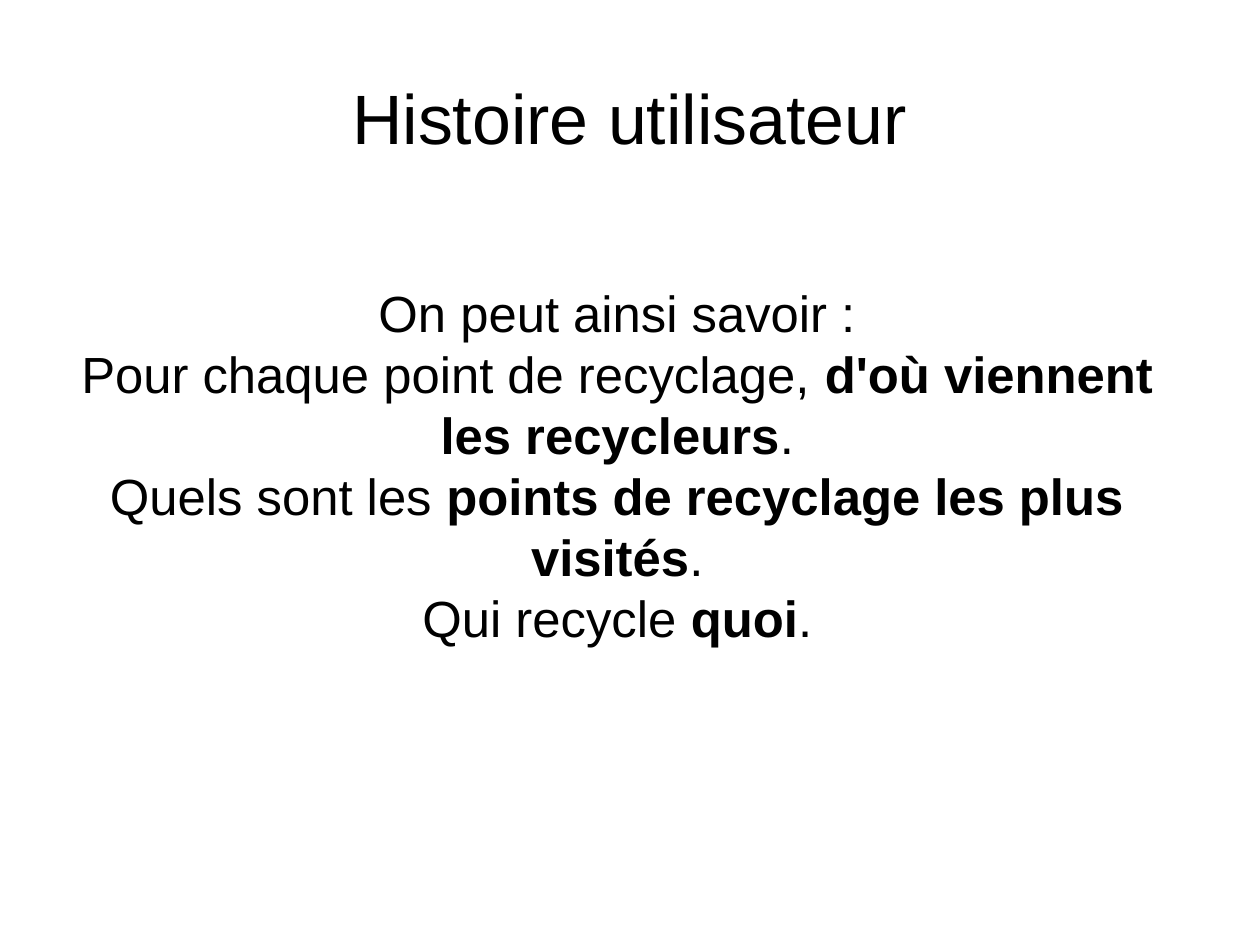
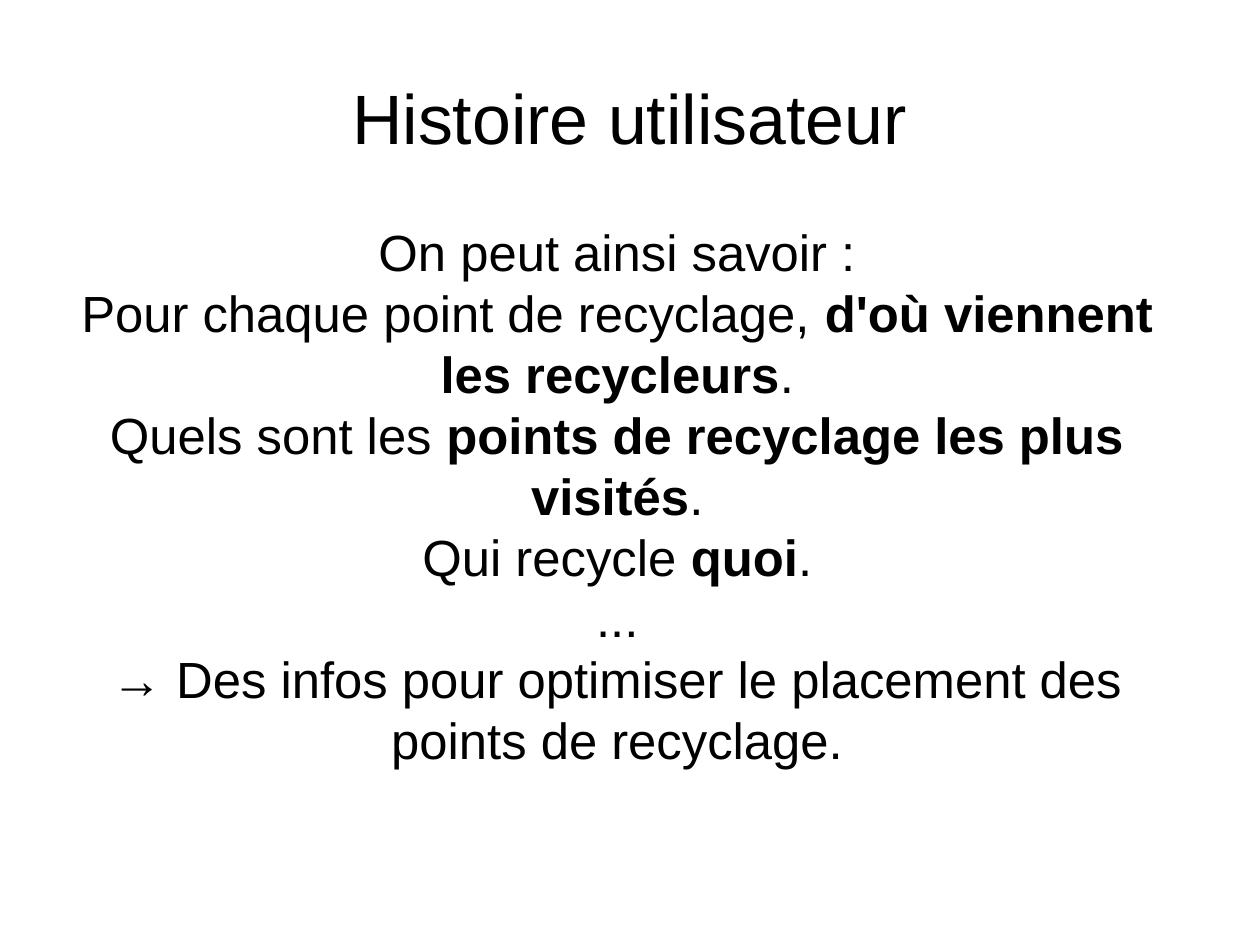
Before and after one commit to sebtoun/MtpHackathon2013, a slide deck: slide 7 of presentation.odp. Drawn at 1260x945 pixels with LibreOffice and Linux fonts; fonts in the diff are those of the drawing; background and template pictures are left out. Boxes give left, top, right and bottom in pixels: in the first picture for what was removed or moved away, otherwise in the second. Text is boxed around its words. In the diff, an @@ line names an element or a change of style, - is before the commit and + after.

Commit message:
modified last slide

```diff
--- a/presentation.odp
+++ b/presentation.odp
@@ subtitle at [176, 661, 1122, 769]: paragraphs added @@
+...
+→ Des infos pour optimiser le placement des points de recyclage.
```
Also in this commit, not shown: 1 other file.
